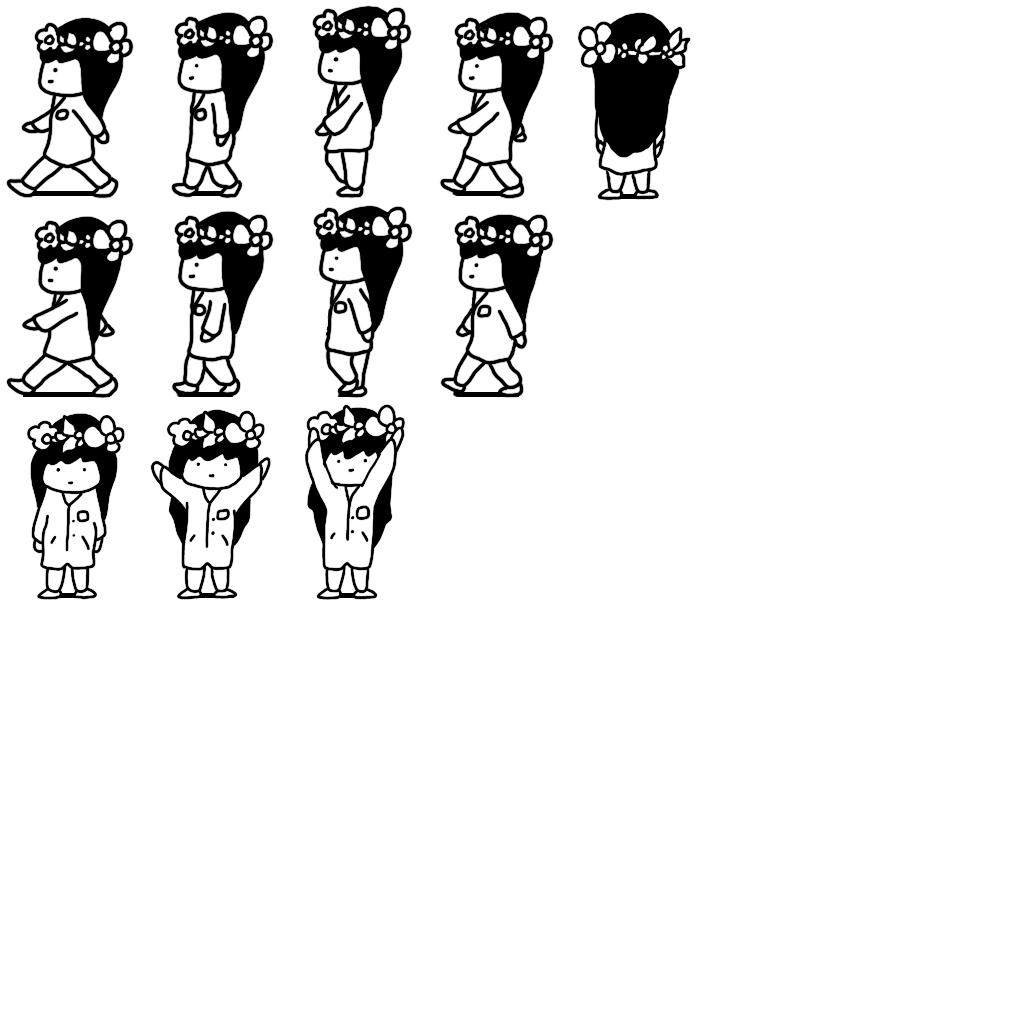
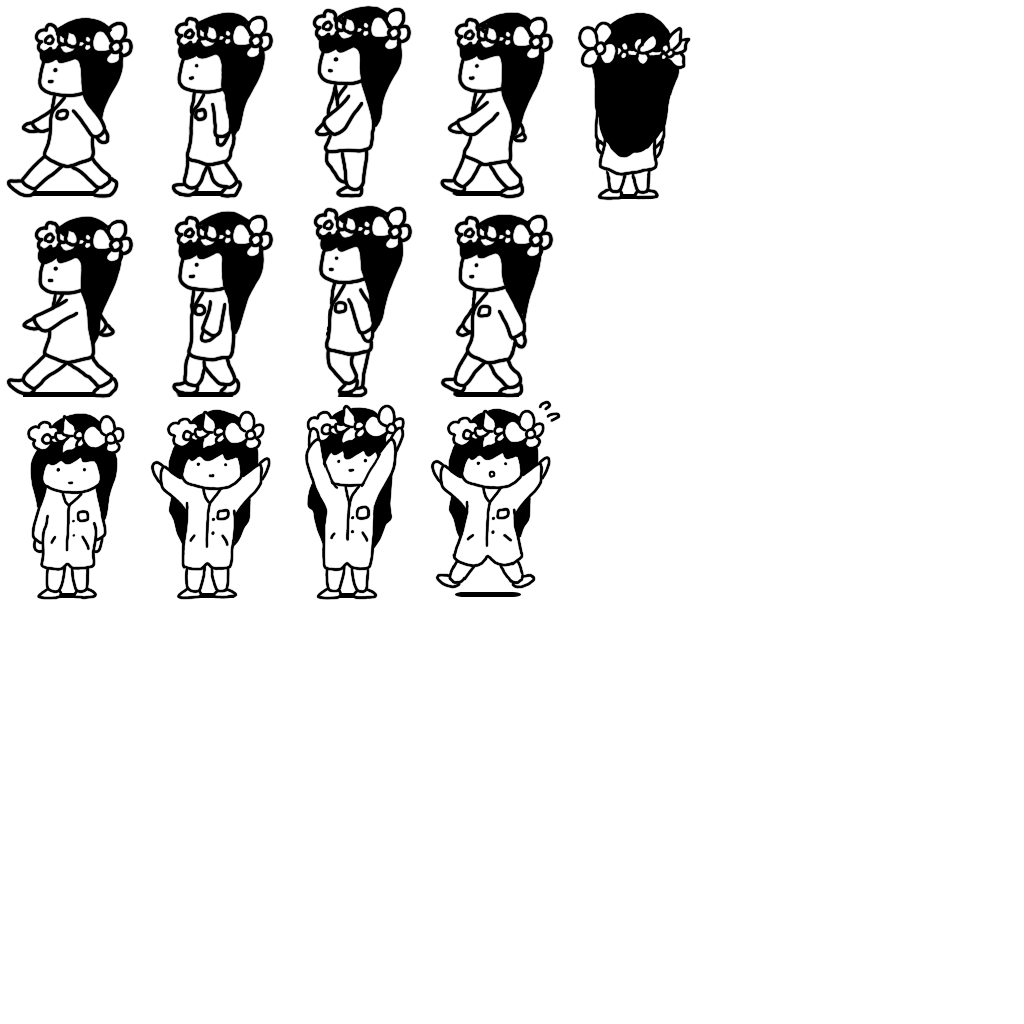
Comparing the layer stacks of the two 1024×1024 images. Changes:
added group "焦る花冠_" with 10 layers above "手を上げる花冠_太さ調整" over [430, 400, 561, 597]
added group "2" (1st of 12, in "焦る花冠_") with 5 layers in group "焦る花冠_" over [430, 400, 561, 597]
added layer "2" (2nd of 12, in "焦る花冠_" › "2") in group "2" over [430, 400, 561, 589]
added layer "楕円形 1 のコピー" in group "2" over [503, 592, 521, 597]
added layer "楕円形 1" in group "2" over [455, 592, 473, 597]
added layer "kage のコピー 2" in group "2" over [459, 592, 514, 597]
